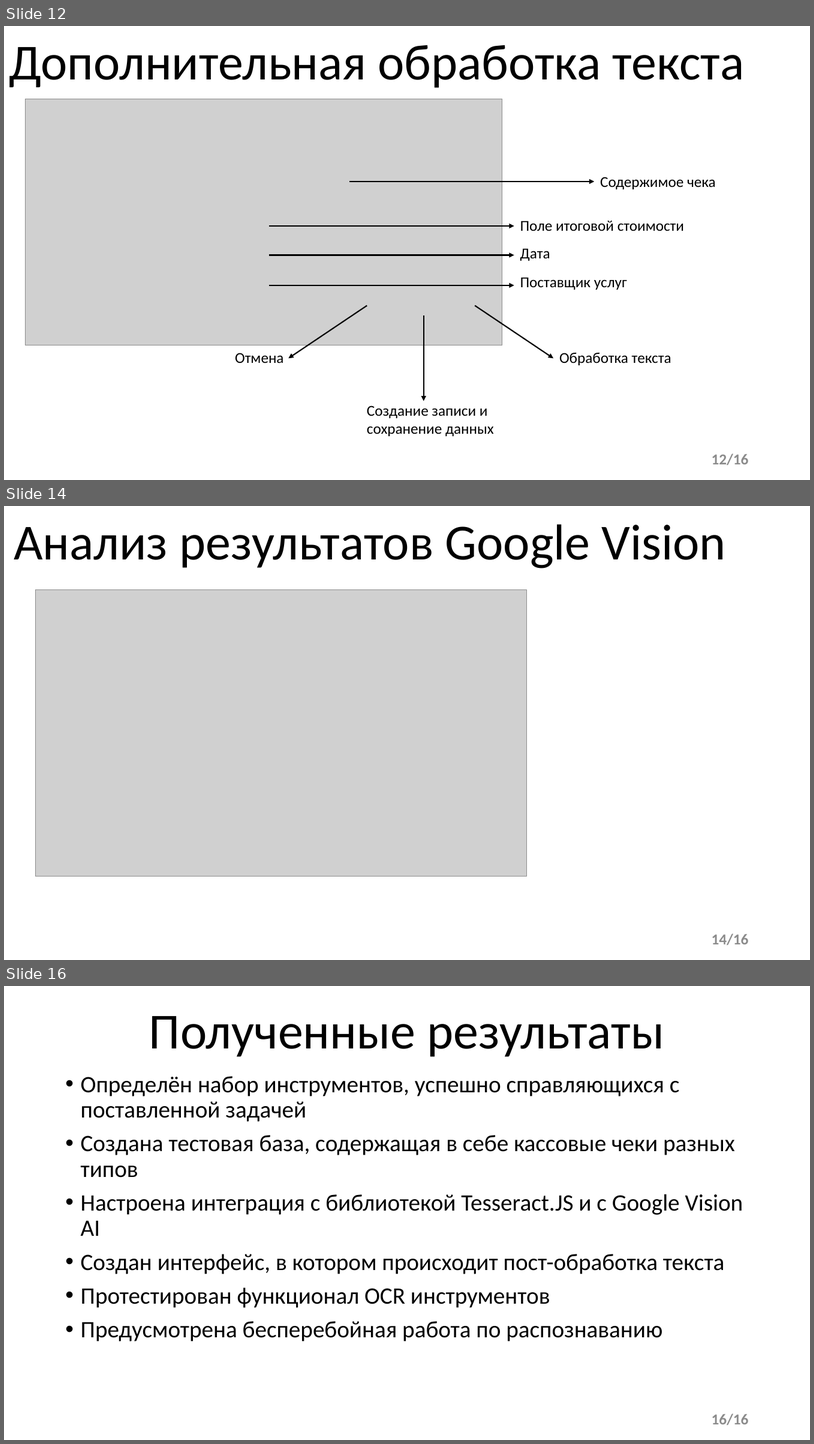
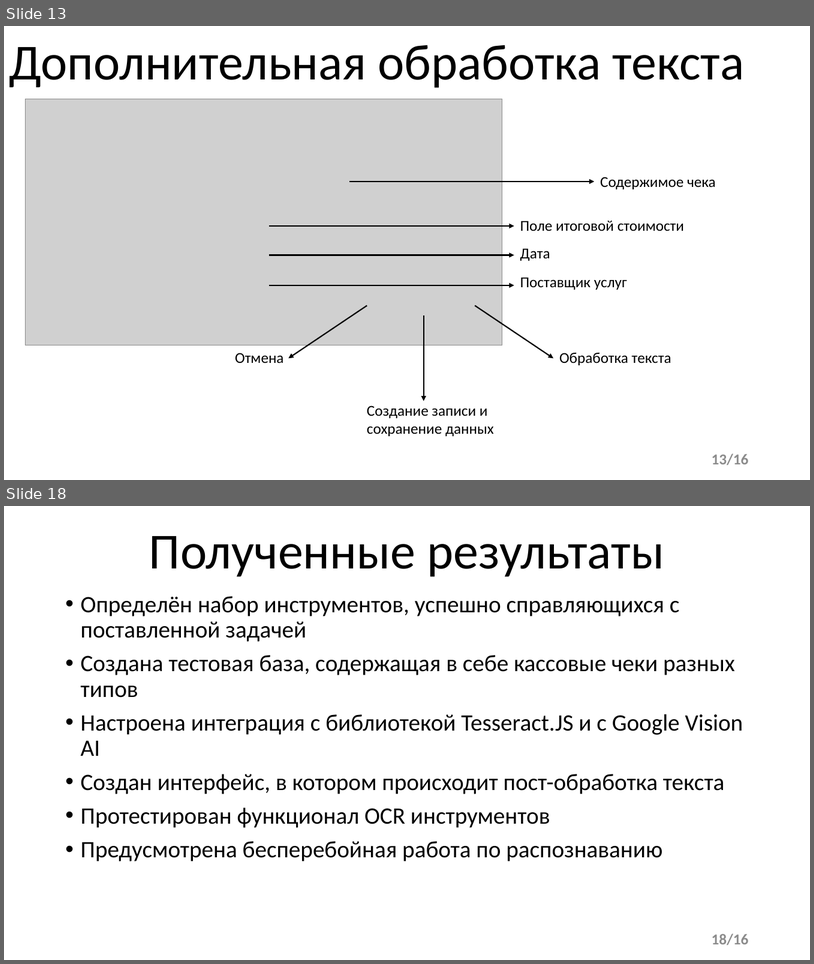
Before and after one commit to nassneg/diploma, a slide deck: ВКР Снегур.pptx. Shown one above the other, each under a label of ours: slides 12, 14 and 16 before the commit, slides 13 and 18 after it; the slides between them are not shown. The pictures are 814x1444 and 814x964 pixels, drawn with LibreOffice and Linux fonts; fonts in the diff are those of the drawing; grey boxes stand for pictures. Boxes give left, top, right and bottom in pixels: in the first picture for what was removed or moved away, otherwise in the second. Text is boxed around its words. In the diff, an @@ line names an element or a change of style, - is before the commit and + after.

```diff
--- a/ВКР Снегур.pptx
+++ b/ВКР Снегур.pptx
@@ slide 14 removed at (4, 506, 810, 960), background #FFFFFF @@
@@ text removed at (14, 524, 726, 568) @@
-Анализ результатов Google Vision
@@ picture removed at (35, 590, 527, 876) @@
@@ page number removed at (712, 933, 749, 945) @@
-14/16
@@ what was slide 12 is now slide 13 @@
@@ page number at (712, 453, 749, 465): text changed @@
-12/16
+13/16
@@ what was slide 16 is now slide 18 @@
@@ page number at (712, 933, 749, 945): text changed @@
-16/16
+18/16
```
Also in this commit, not shown: 7 slides changed, 6 slides added, 3 other slides removed, 8 other files.
